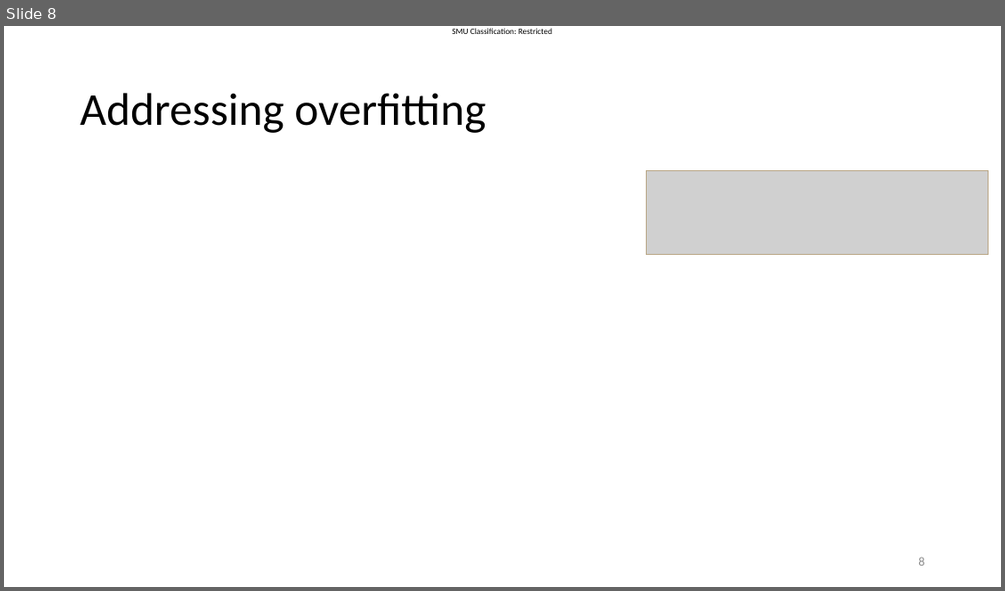
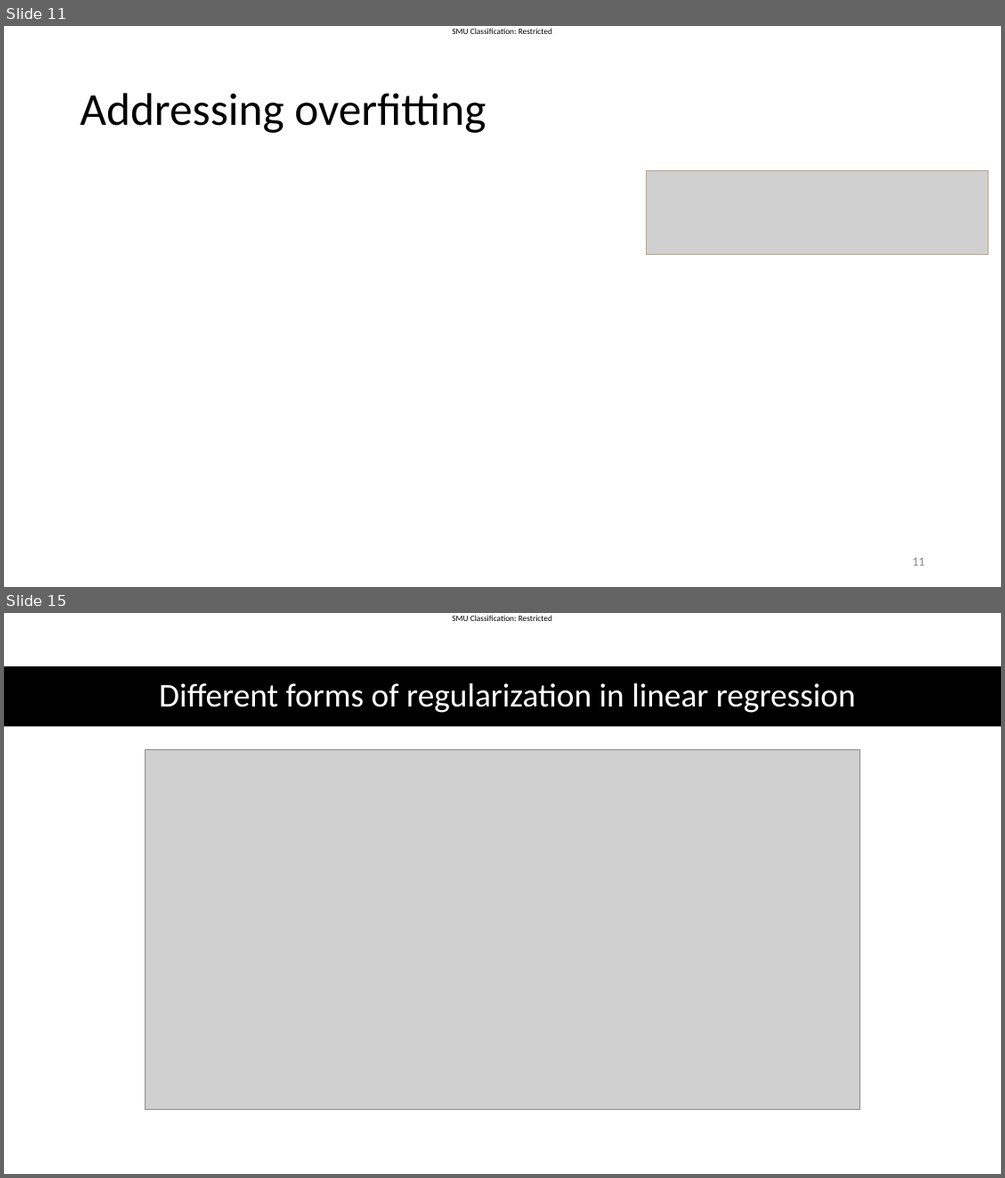
Before and after one commit to SMUMQF2425/qf624_qf632_2025, a slide deck: Lecture slides - Week 7.pptx. Shown one above the other, each under a label of ours: slide 8 before the commit, slides 11 and 15 after it; the slides between them are not shown. The pictures are 1005x591 and 1005x1178 pixels, drawn with LibreOffice and Linux fonts; fonts in the diff are those of the drawing; grey boxes stand for pictures. Boxes give left, top, right and bottom in pixels: in the first picture for what was removed or moved away, otherwise in the second. Text is boxed around its words. In the diff, an @@ line names an element or a change of style, - is before the commit and + after.

```diff
--- a/Lecture slides - Week 7.pptx
+++ b/Lecture slides - Week 7.pptx
@@ slide 15 added at (4,613,1001,1174), background #FFFFFF; not listed: 1 template element that a slide beside it also shows @@
@@ rectangle added at (4,666,1001,727), fill #000000 @@
@@ title added at (159,683,856,713), 32 pt, text #FFFFFF @@
+Different forms of regularization in linear regression
@@ picture added at (146,750,860,1110) @@
@@ what was slide 8 is now slide 11 @@
@@ page number at (912,557,924,565): text changed @@
-8
+11
```
Also in this commit, not shown: 10 slides changed, 7 other slides added, 1 slide removed, 1 other file.
